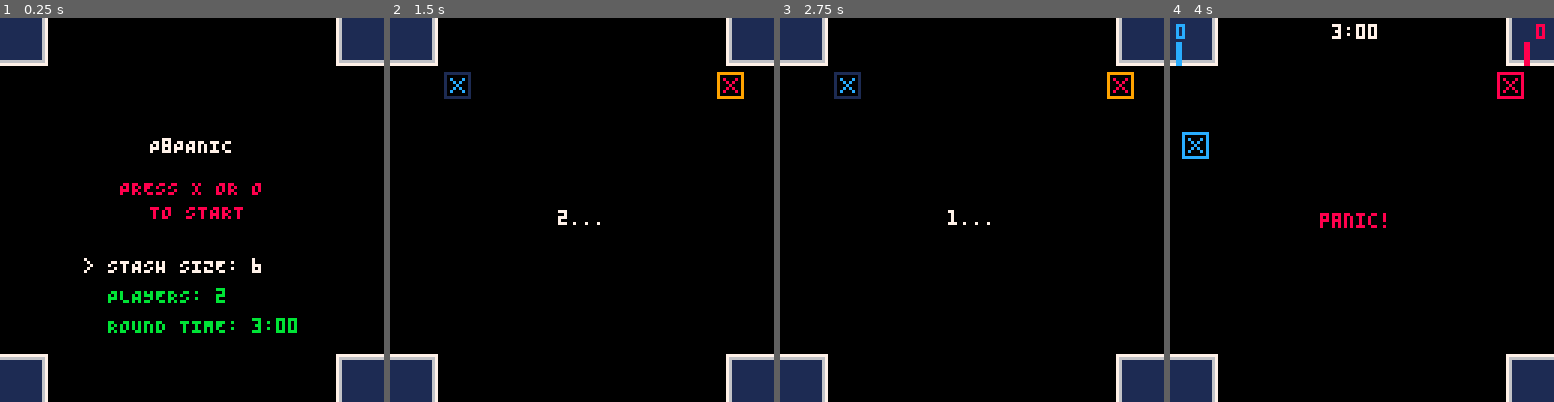
Above: before the commit, frames 1-4 (left to right).
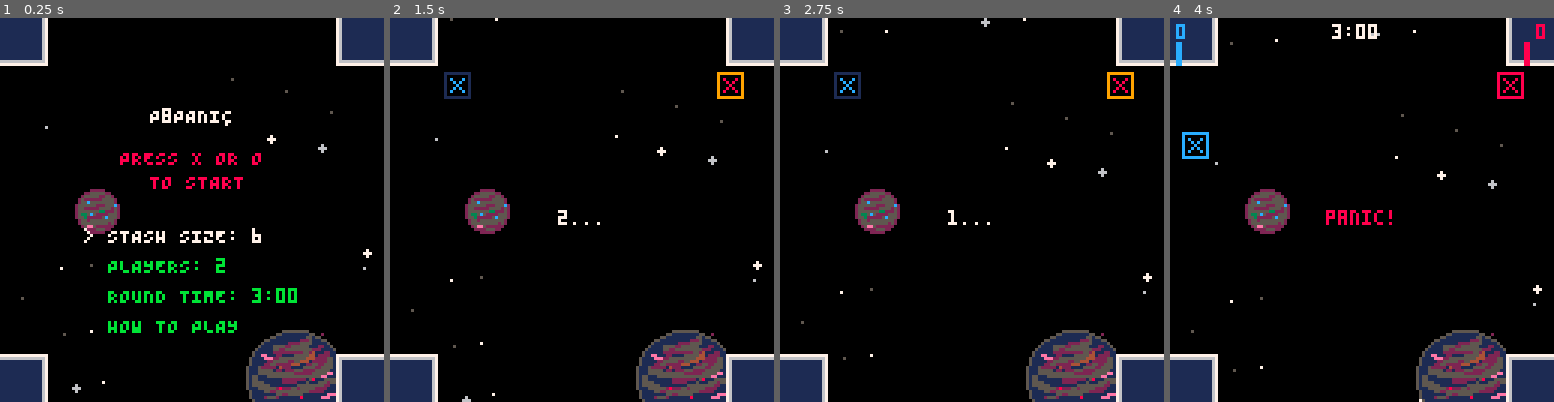
Above: after the commit, the same moments.

Repository: Arcadesys/p8panic
Game: PICO-8 cartridge p_8_panic.p8
Two runs of this game, one before a commit and one after it. Both use one fixed random seed, a clock stepped at 60 frames per second and the inputs below.
Inputs:
- Up to frame 1 (0.25 s): no input
- Up to frame 2 (1.5 s): tap X (X key) at 0.33, 1.07 s; tap O (Z key) at 0.7 s
- Up to frame 3 (2.75 s): hold Right 1.6-2.1 s; tap O (Z key) at 1.7, 2.1, 2.5 s; tap X (X key) at 1.85 s; hold Up 2.15-2.42 s; hold Right from 2.47 s (still down)
- Up to frame 4 (4 s): tap O (Z key) at 2.9, 3.3, 3.7 s; tap X (X key) at 2.97 s; release Right at 3.03 s; hold Left 3.08-3.58 s; hold Down 3.63-3.97 s

The runs differ from the first frame. In frame 1, 9.6% of the frame differs, in the area x 5-97%, y 15-100%; in frame 2, 5.2%; in frame 3, 5.2%; in frame 4, 5.5%.

Commit message:
Add starfield effect: initialize, update, and draw stars in the game

Diff:
--- a/p_8_panic.p8
+++ b/p_8_panic.p8
@@ -191,8 +191,38 @@
 GAME_STATE_MENU = 0
 GAME_STATE_PLAYING = 1
 GAME_STATE_GAMEOVER = 2
+GAME_STATE_TUTORIAL = 3 -- New game state
 
 current_game_state = GAME_STATE_MENU
+
+tutorial_page_current = 1
+tutorial_pages_data = {}
+
+function init_tutorial_data()
+  tutorial_pages_data = {
+    { -- Page 1
+      lines = {"TUTORIAL: PAGE 1", "WELCOME TO P8PANIC!", "PLACE DEFENDERS (SQUARES)", "AND ATTACKERS (TRIANGLES)."},
+      pieces_to_draw = {
+        {type="defender", position={x=30,y=80}, orientation=0, color=12, is_ghost=true},
+        {type="attacker", position={x=98,y=80}, orientation=0.25, color=8, is_ghost=true}
+      }
+    },
+    { -- Page 2
+      lines = {"TUTORIAL: PAGE 2", "ATTACKERS SHOOT LASERS.", "DEFENDERS SCORE IF NOT HIT,", "OR HIT BY ONLY ONE LASER."},
+      pieces_to_draw = {
+        {type="attacker", position={x=64,y=60}, orientation=0, color=10, is_ghost=true},
+        {type="defender", position={x=64,y=90}, orientation=0, color=12, is_ghost=true}
+      }
+    },
+    { -- Page 3
+      lines = {"TUTORIAL: PAGE 3", "OVERCHARGED DEFENDERS", "(HIT BY 3+ LASERS)", "CAN CAPTURE ENEMY ATTACKERS."},
+      pieces_to_draw = {
+         {type="defender", position={x=64,y=70}, orientation=0, color=11, is_ghost=true, state="overcharged"}, -- Assuming state influences appearance or for context
+         {type="attacker", position={x=64,y=40}, orientation=0.5, color=9, is_ghost=true}
+      }
+    }
+  }
+end
 
 function internal_update_game_logic()
   for _, p_item in ipairs(pieces) do
@@ -235,6 +265,9 @@
       end
     end
     if original_update_game_logic_func then original_update_game_logic_func() end
+  elseif new_state == GAME_STATE_TUTORIAL then
+    init_tutorial_data() -- Initialize tutorial content
+    tutorial_page_current = 1
   end
   current_game_state = new_state
 end
@@ -271,6 +304,8 @@
   if not player_manager.get_player_count then
      printh("ERROR: player_manager.get_player_count is NIL in _init()", true)
   end
+  init_starfield() -- Initialize stars once
+  init_tutorial_data() -- Initialize tutorial data once at start
 end
 
 
@@ -281,7 +316,7 @@
   if btnp(⬆️) then
     menu_selection = max(1, menu_selection - 1)
   elseif btnp(⬇️) then
-    menu_selection = min(3, menu_selection + 1)
+    menu_selection = min(4, menu_selection + 1) -- Increased to 4 for "How to Play"
   end
 
   if menu_selection == 1 then
@@ -302,10 +337,16 @@
     elseif btnp(➡️) then
       ROUND_TIME = min(ROUND_TIME_MAX, ROUND_TIME + 30)
     end
+  elseif menu_selection == 4 then -- How to Play
+    -- No options to change for "How to Play" with L/R
   end
 
   if btnp(❎) or btnp(🅾️) then
-    go_to_state(GAME_STATE_PLAYING)
+    if menu_selection == 4 then
+      go_to_state(GAME_STATE_TUTORIAL)
+    else
+      go_to_state(GAME_STATE_PLAYING)
+    end
   end
 end
 
@@ -351,6 +392,20 @@
     update_playing_state()
   elseif current_game_state == GAME_STATE_GAMEOVER then
     update_gameover_state()
+  elseif current_game_state == GAME_STATE_TUTORIAL then -- New state update
+    update_tutorial_state()
+  end
+  update_starfield() -- Update starfield regardless of game state
+end
+
+function update_tutorial_state()
+  if btnp(❎) then
+    tutorial_page_current += 1
+    if tutorial_page_current > #tutorial_pages_data then
+      tutorial_page_current = 1 -- Loop back to first page
+    end
+  elseif btnp(🅾️) then
+    go_to_state(GAME_STATE_MENU)
   end
 end
 
@@ -365,21 +420,57 @@
 end
 
 
-
+stars = {}
+
+function init_starfield()
+  stars = {}
+  for i = 1, 20 do
+    add(stars, {
+      x = rnd(128),
+      y = rnd(128),
+      speed = rnd(0.01) + 0.1,
+      size = flr(rnd(2)) + 1,
+      color = flr(rnd(3)) + 5
+    })
+  end
+end
+
+function update_starfield()
+  for star in all(stars) do
+    star.y += star.speed
+    if star.y > 128 then
+      star.y = -star.size
+      star.x = rnd(128)
+    end
+  end
+end
+
+function draw_starfield()
+  for star in all(stars) do
+    if star.size == 1 then
+      pset(star.x, star.y, star.color)
+    else
+      circfill(star.x, star.y, star.size - 1, star.color)
+    end
+  end
+end
 
 function draw_menu_state()
-  print("P8PANIC", 50, 40, 7)
-  print("PRESS X OR O", 40, 54, 8)
-  print("TO START", 50, 62, 8)
+  print("P8PANIC", 50, 30, 7) -- Adjusted y for new option
+  print("PRESS X OR O", 40, 44, 8)
+  print("TO START", 50, 52, 8)
   if not menu_selection then menu_selection = 1 end
   local stash_color = (menu_selection == 1) and 7 or 11
   local player_color = (menu_selection == 2) and 7 or 11
   local timer_color = (menu_selection == 3) and 7 or 11
-  print((menu_selection == 1 and ">" or " ").." STASH SIZE: "..STASH_SIZE, 28, 80, stash_color)
-  print((menu_selection == 2 and ">" or " ").." PLAYERS: "..PLAYER_COUNT, 28, 90, player_color)
+  local tutorial_color = (menu_selection == 4) and 7 or 11 -- Color for "How to Play"
+
+  print((menu_selection == 1 and ">" or " ").." STASH SIZE: "..STASH_SIZE, 28, 70, stash_color) -- Adjusted y
+  print((menu_selection == 2 and ">" or " ").." PLAYERS: "..PLAYER_COUNT, 28, 80, player_color) -- Adjusted y
   local minstr = flr(ROUND_TIME/60)
   local secstr = (ROUND_TIME%60 < 10 and "0" or "")..(ROUND_TIME%60)
-  print((menu_selection == 3 and ">" or " ").." ROUND TIME: "..minstr..":"..secstr, 28, 100, timer_color)
+  print((menu_selection == 3 and ">" or " ").." ROUND TIME: "..minstr..":"..secstr, 28, 90, timer_color) -- Adjusted y
+  print((menu_selection == 4 and ">" or " ").." HOW TO PLAY", 28, 100, tutorial_color) -- New menu item
 end
 
 function draw_playing_state_elements()
@@ -462,8 +553,47 @@
   end
 end
 
+function draw_tutorial_state()
+  cls(0)
+  draw_starfield()
+  map(0, 0, 0, 0, 16, 16,0) -- Optional: draw game map background
+
+  if tutorial_pages_data[tutorial_page_current] then
+    local page_data = tutorial_pages_data[tutorial_page_current]
+
+    -- Draw pieces for the current tutorial page
+    if page_data.pieces_to_draw and create_piece then
+      for _, piece_params in ipairs(page_data.pieces_to_draw) do
+        -- Ensure a color is set, defaulting if necessary
+        local params_with_defaults = {}
+        for k,v in pairs(piece_params) do params_with_defaults[k]=v end
+        params_with_defaults.color = piece_params.color or 7
+        params_with_defaults.is_ghost = piece_params.is_ghost -- Keep ghost status if defined
+
+        local temp_piece = create_piece(params_with_defaults)
+        if temp_piece and temp_piece.draw then
+          temp_piece:draw()
+        end
+      end
+    end
+
+    -- Draw text for the current tutorial page
+    if page_data.lines then
+      local start_y = 20 -- Starting y position for text
+      for i, line_text in ipairs(page_data.lines) do
+        print(line_text, 64 - (#line_text * 2), start_y + (i-1)*8, 7)
+      end
+    end
+  end
+
+  -- Navigation hints
+  print("❎:NEXT PAGE", 4, 118, 7)
+  print("🅾️:MENU", 88, 118, 7)
+end
+
 function _draw()
   cls(0)
+  draw_starfield() -- Assuming draw_starfield is defined elsewhere
   map(0, 0, 0, 0, 16, 16,0)
   if current_game_state == GAME_STATE_MENU then
     draw_menu_state()
@@ -471,6 +601,8 @@
     draw_playing_state_elements()
   elseif current_game_state == GAME_STATE_GAMEOVER then
     draw_gameover_state()
+  elseif current_game_state == GAME_STATE_TUTORIAL then -- New state draw
+    draw_tutorial_state()
   end
 end
 -->8
@@ -1475,12 +1607,12 @@
 0000000000000000000000000000000000000000000000000000000000000000000000000000000000000000000000000000000000000000000000000000000000000000000000000000000000000000000000000000000000000000000000000000000000000000000000000000000000000000000000000000000000000000
 0000000000000000000000000000000000000000000000000000000000000000000000000000000000000000000000000000000000000000000000000000000000000000000000000000000000000000000000000000000000000000000000000000000000000000000000000000000000000000000000000000000000000000
 0000000000000000000000000000000000000000000000000000000000000000000000000000000000000000000000000000000000000000000000000000000000000000000000000000000000000000000000000000000000000000000000000000000000000000000000000000000000000000000000000000000000000000
+0000002a2b000000000000000000000000000000000000000000000000000000000000000000000000000000000000000000000000000000000000000000000000000000000000000000000000000000000000000000000000000000000000000000000000000000000000000000000000000000000000000000000000000000
+0000003a3b000000000000000000000000000000000000000000000000000000000000000000000000000000000000000000000000000000000000000000000000000000000000000000000000000000000000000000000000000000000000000000000000000000000000000000000000000000000000000000000000000000
 0000000000000000000000000000000000000000000000000000000000000000000000000000000000000000000000000000000000000000000000000000000000000000000000000000000000000000000000000000000000000000000000000000000000000000000000000000000000000000000000000000000000000000
 0000000000000000000000000000000000000000000000000000000000000000000000000000000000000000000000000000000000000000000000000000000000000000000000000000000000000000000000000000000000000000000000000000000000000000000000000000000000000000000000000000000000000000
 0000000000000000000000000000000000000000000000000000000000000000000000000000000000000000000000000000000000000000000000000000000000000000000000000000000000000000000000000000000000000000000000000000000000000000000000000000000000000000000000000000000000000000
 0000000000000000000000000000000000000000000000000000000000000000000000000000000000000000000000000000000000000000000000000000000000000000000000000000000000000000000000000000000000000000000000000000000000000000000000000000000000000000000000000000000000000000
-0000000000000000000000000000000000000000000000000000000000000000000000000000000000000000000000000000000000000000000000000000000000000000000000000000000000000000000000000000000000000000000000000000000000000000000000000000000000000000000000000000000000000000
-0000000000000000000000000000000000000000000000000000000000000000000000000000000000000000000000000000000000000000000000000000000000000000000000000000000000000000000000000000000000000000000000000000000000000000000000000000000000000000000000000000000000000000
-0000000000000000000000000000000000000000000000000000000000000000000000000000000000000000000000000000000000000000000000000000000000000000000000000000000000000000000000000000000000000000000000000000000000000000000000000000000000000000000000000000000000000000
-0203000000000000000000000000010200000000000000000000000000000000000000000000000000000000000000000000000000000000000000000000000000000000000000000000000000000000000000000000000000000000000000000000000000000000000000000000000000000000000000000000000000000000
-1213000000000000000000000000111200000000000000000000000000000000000000000000000000000000000000000000000000000000000000000000000000000000000000000000000000000000000000000000000000000000000000000000000000000000000000000000000000000000000000000000000000000000
+000000000000000000001c1d1e1f000000000000000000000000000000000000000000000000000000000000000000000000000000000000000000000000000000000000000000000000000000000000000000000000000000000000000000000000000000000000000000000000000000000000000000000000000000000000
+020300000000000000002c2d2e2f010200000000000000000000000000000000000000000000000000000000000000000000000000000000000000000000000000000000000000000000000000000000000000000000000000000000000000000000000000000000000000000000000000000000000000000000000000000000
+121300000000000000003c3d3e3f111200000000000000000000000000000000000000000000000000000000000000000000000000000000000000000000000000000000000000000000000000000000000000000000000000000000000000000000000000000000000000000000000000000000000000000000000000000000
--- a/src/0.init.lua
+++ b/src/0.init.lua
@@ -187,8 +187,38 @@
 GAME_STATE_MENU = 0
 GAME_STATE_PLAYING = 1
 GAME_STATE_GAMEOVER = 2
+GAME_STATE_TUTORIAL = 3 -- New game state
 
 current_game_state = GAME_STATE_MENU
+
+tutorial_page_current = 1
+tutorial_pages_data = {}
+
+function init_tutorial_data()
+  tutorial_pages_data = {
+    { -- Page 1
+      lines = {"TUTORIAL: PAGE 1", "WELCOME TO P8PANIC!", "PLACE DEFENDERS (SQUARES)", "AND ATTACKERS (TRIANGLES)."},
+      pieces_to_draw = {
+        {type="defender", position={x=30,y=80}, orientation=0, color=12, is_ghost=true},
+        {type="attacker", position={x=98,y=80}, orientation=0.25, color=8, is_ghost=true}
+      }
+    },
+    { -- Page 2
+      lines = {"TUTORIAL: PAGE 2", "ATTACKERS SHOOT LASERS.", "DEFENDERS SCORE IF NOT HIT,", "OR HIT BY ONLY ONE LASER."},
+      pieces_to_draw = {
+        {type="attacker", position={x=64,y=60}, orientation=0, color=10, is_ghost=true},
+        {type="defender", position={x=64,y=90}, orientation=0, color=12, is_ghost=true}
+      }
+    },
+    { -- Page 3
+      lines = {"TUTORIAL: PAGE 3", "OVERCHARGED DEFENDERS", "(HIT BY 3+ LASERS)", "CAN CAPTURE ENEMY ATTACKERS."},
+      pieces_to_draw = {
+         {type="defender", position={x=64,y=70}, orientation=0, color=11, is_ghost=true, state="overcharged"}, -- Assuming state influences appearance or for context
+         {type="attacker", position={x=64,y=40}, orientation=0.5, color=9, is_ghost=true}
+      }
+    }
+  }
+end
 
 function internal_update_game_logic()
   for _, p_item in ipairs(pieces) do
@@ -231,6 +261,9 @@
       end
     end
     if original_update_game_logic_func then original_update_game_logic_func() end
+  elseif new_state == GAME_STATE_TUTORIAL then
+    init_tutorial_data() -- Initialize tutorial content
+    tutorial_page_current = 1
   end
   current_game_state = new_state
 end
@@ -267,6 +300,8 @@
   if not player_manager.get_player_count then
      printh("ERROR: player_manager.get_player_count is NIL in _init()", true)
   end
+  init_starfield() -- Initialize stars once
+  init_tutorial_data() -- Initialize tutorial data once at start
 end
 
 
@@ -277,7 +312,7 @@
   if btnp(⬆️) then
     menu_selection = max(1, menu_selection - 1)
   elseif btnp(⬇️) then
-    menu_selection = min(3, menu_selection + 1)
+    menu_selection = min(4, menu_selection + 1) -- Increased to 4 for "How to Play"
   end
 
   if menu_selection == 1 then
@@ -298,10 +333,16 @@
     elseif btnp(➡️) then
       ROUND_TIME = min(ROUND_TIME_MAX, ROUND_TIME + 30)
     end
+  elseif menu_selection == 4 then -- How to Play
+    -- No options to change for "How to Play" with L/R
   end
 
   if btnp(❎) or btnp(🅾️) then
-    go_to_state(GAME_STATE_PLAYING)
+    if menu_selection == 4 then
+      go_to_state(GAME_STATE_TUTORIAL)
+    else
+      go_to_state(GAME_STATE_PLAYING)
+    end
   end
 end
 
@@ -347,6 +388,20 @@
     update_playing_state()
   elseif current_game_state == GAME_STATE_GAMEOVER then
     update_gameover_state()
+  elseif current_game_state == GAME_STATE_TUTORIAL then -- New state update
+    update_tutorial_state()
+  end
+  update_starfield() -- Update starfield regardless of game state
+end
+
+function update_tutorial_state()
+  if btnp(❎) then
+    tutorial_page_current += 1
+    if tutorial_page_current > #tutorial_pages_data then
+      tutorial_page_current = 1 -- Loop back to first page
+    end
+  elseif btnp(🅾️) then
+    go_to_state(GAME_STATE_MENU)
   end
 end
 
@@ -361,21 +416,57 @@
 end
 
 
-
+stars = {}
+
+function init_starfield()
+  stars = {}
+  for i = 1, 20 do
+    add(stars, {
+      x = rnd(128),
+      y = rnd(128),
+      speed = rnd(0.01) + 0.1,
+      size = flr(rnd(2)) + 1,
+      color = flr(rnd(3)) + 5
+    })
+  end
+end
+
+function update_starfield()
+  for star in all(stars) do
+    star.y += star.speed
+    if star.y > 128 then
+      star.y = -star.size
+      star.x = rnd(128)
+    end
+  end
+end
+
+function draw_starfield()
+  for star in all(stars) do
+    if star.size == 1 then
+      pset(star.x, star.y, star.color)
+    else
+      circfill(star.x, star.y, star.size - 1, star.color)
+    end
+  end
+end
 
 function draw_menu_state()
-  print("P8PANIC", 50, 40, 7)
-  print("PRESS X OR O", 40, 54, 8)
-  print("TO START", 50, 62, 8)
+  print("P8PANIC", 50, 30, 7) -- Adjusted y for new option
+  print("PRESS X OR O", 40, 44, 8)
+  print("TO START", 50, 52, 8)
   if not menu_selection then menu_selection = 1 end
   local stash_color = (menu_selection == 1) and 7 or 11
   local player_color = (menu_selection == 2) and 7 or 11
   local timer_color = (menu_selection == 3) and 7 or 11
-  print((menu_selection == 1 and ">" or " ").." STASH SIZE: "..STASH_SIZE, 28, 80, stash_color)
-  print((menu_selection == 2 and ">" or " ").." PLAYERS: "..PLAYER_COUNT, 28, 90, player_color)
+  local tutorial_color = (menu_selection == 4) and 7 or 11 -- Color for "How to Play"
+
+  print((menu_selection == 1 and ">" or " ").." STASH SIZE: "..STASH_SIZE, 28, 70, stash_color) -- Adjusted y
+  print((menu_selection == 2 and ">" or " ").." PLAYERS: "..PLAYER_COUNT, 28, 80, player_color) -- Adjusted y
   local minstr = flr(ROUND_TIME/60)
   local secstr = (ROUND_TIME%60 < 10 and "0" or "")..(ROUND_TIME%60)
-  print((menu_selection == 3 and ">" or " ").." ROUND TIME: "..minstr..":"..secstr, 28, 100, timer_color)
+  print((menu_selection == 3 and ">" or " ").." ROUND TIME: "..minstr..":"..secstr, 28, 90, timer_color) -- Adjusted y
+  print((menu_selection == 4 and ">" or " ").." HOW TO PLAY", 28, 100, tutorial_color) -- New menu item
 end
 
 function draw_playing_state_elements()
@@ -458,8 +549,47 @@
   end
 end
 
+function draw_tutorial_state()
+  cls(0)
+  draw_starfield()
+  map(0, 0, 0, 0, 16, 16,0) -- Optional: draw game map background
+
+  if tutorial_pages_data[tutorial_page_current] then
+    local page_data = tutorial_pages_data[tutorial_page_current]
+
+    -- Draw pieces for the current tutorial page
+    if page_data.pieces_to_draw and create_piece then
+      for _, piece_params in ipairs(page_data.pieces_to_draw) do
+        -- Ensure a color is set, defaulting if necessary
+        local params_with_defaults = {}
+        for k,v in pairs(piece_params) do params_with_defaults[k]=v end
+        params_with_defaults.color = piece_params.color or 7
+        params_with_defaults.is_ghost = piece_params.is_ghost -- Keep ghost status if defined
+
+        local temp_piece = create_piece(params_with_defaults)
+        if temp_piece and temp_piece.draw then
+          temp_piece:draw()
+        end
+      end
+    end
+
+    -- Draw text for the current tutorial page
+    if page_data.lines then
+      local start_y = 20 -- Starting y position for text
+      for i, line_text in ipairs(page_data.lines) do
+        print(line_text, 64 - (#line_text * 2), start_y + (i-1)*8, 7)
+      end
+    end
+  end
+
+  -- Navigation hints
+  print("❎:NEXT PAGE", 4, 118, 7)
+  print("🅾️:MENU", 88, 118, 7)
+end
+
 function _draw()
   cls(0)
+  draw_starfield() -- Assuming draw_starfield is defined elsewhere
   map(0, 0, 0, 0, 16, 16,0)
   if current_game_state == GAME_STATE_MENU then
     draw_menu_state()
@@ -467,5 +597,7 @@
     draw_playing_state_elements()
   elseif current_game_state == GAME_STATE_GAMEOVER then
     draw_gameover_state()
-  end
-end
+  elseif current_game_state == GAME_STATE_TUTORIAL then -- New state draw
+    draw_tutorial_state()
+  end
+end
Not shown, changed: 24 lines of the sprite sheet (__gfx__) section of p_8_panic.p8
